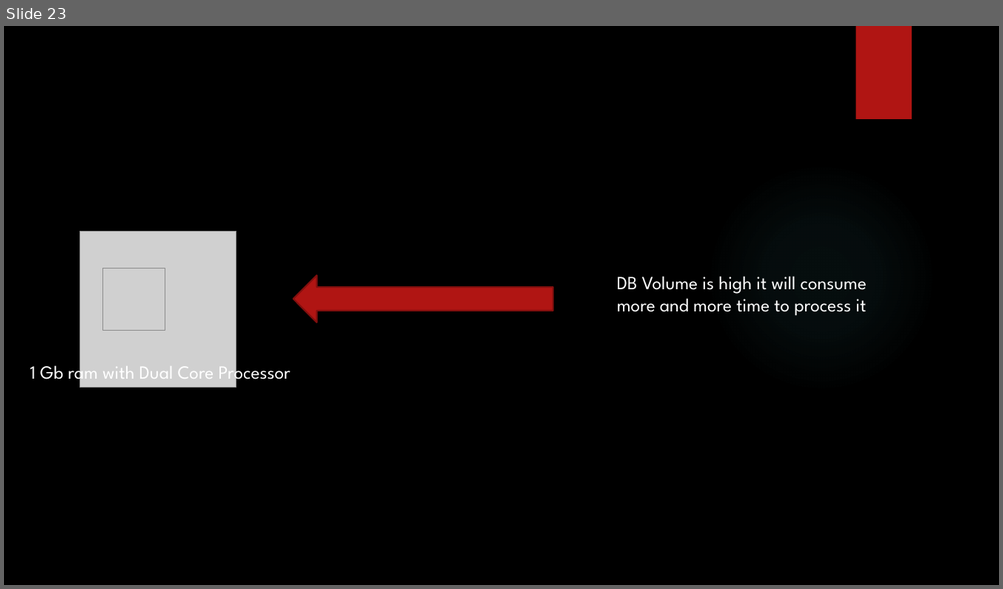
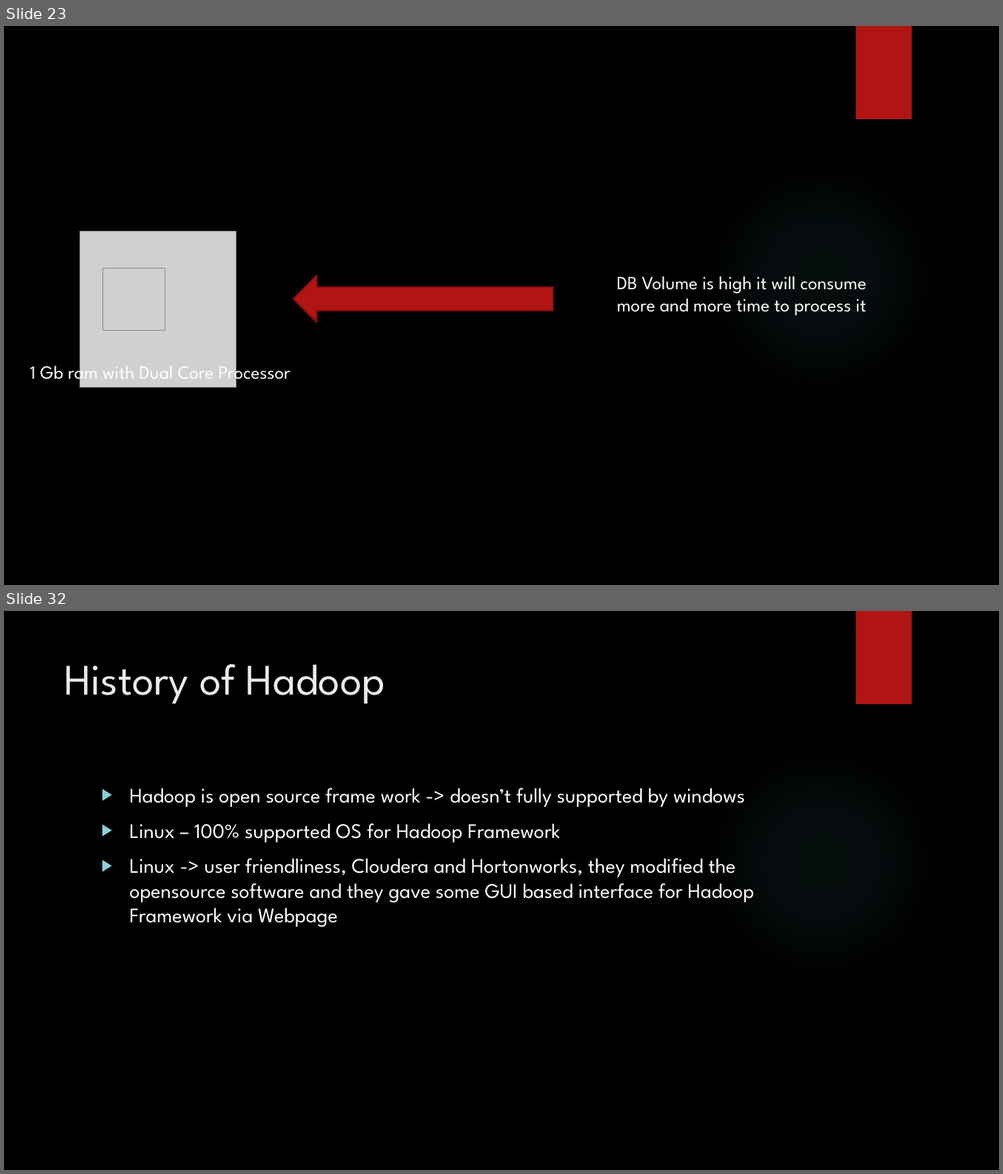
Before and after one commit to karthick1808/hadoopfundamentals, a slide deck: New Microsoft PowerPoint Presentation.pptx. Shown one above the other, each under a label of ours: slide 23 before the commit, slides 23 and 32 after it; the slides between them are not shown. The pictures are 1003x589 and 1003x1174 pixels, drawn with LibreOffice and Linux fonts; fonts in the diff are those of the drawing; grey boxes stand for pictures; background and template pictures are left out. Boxes give left, top, right and bottom in pixels: in the first picture for what was removed or moved away, otherwise in the second. Text is boxed around its words. In the diff, an @@ line names an element or a change of style, - is before the commit and + after.

```diff
--- a/New Microsoft PowerPoint Presentation.pptx
+++ b/New Microsoft PowerPoint Presentation.pptx
@@ slide 32 added at (x1=4, y1=611, x2=999, y2=1170), background picture (left out); not listed: 2 template elements that a slide beside it also shows @@
@@ title added at (x1=64, y1=664, x2=385, y2=704), 42 pt, text #EBEBEB @@
+History of Hadoop
@@ text added at (x1=130, y1=788, x2=754, y2=927), 20 pt, text #FFFFFF @@
+▶ Hadoop is open source frame work -> doesn’t fully supported by windows
+▶ Linux – 100% supported OS for Hadoop Framework
+▶ Linux -> user friendliness, Cloudera and Hortonworks, they modified the opensource software and they gave some GUI based interface for Hadoop Framework via Webpage
```
Also in this commit, not shown: 1 slide changed, 6 other slides added.
